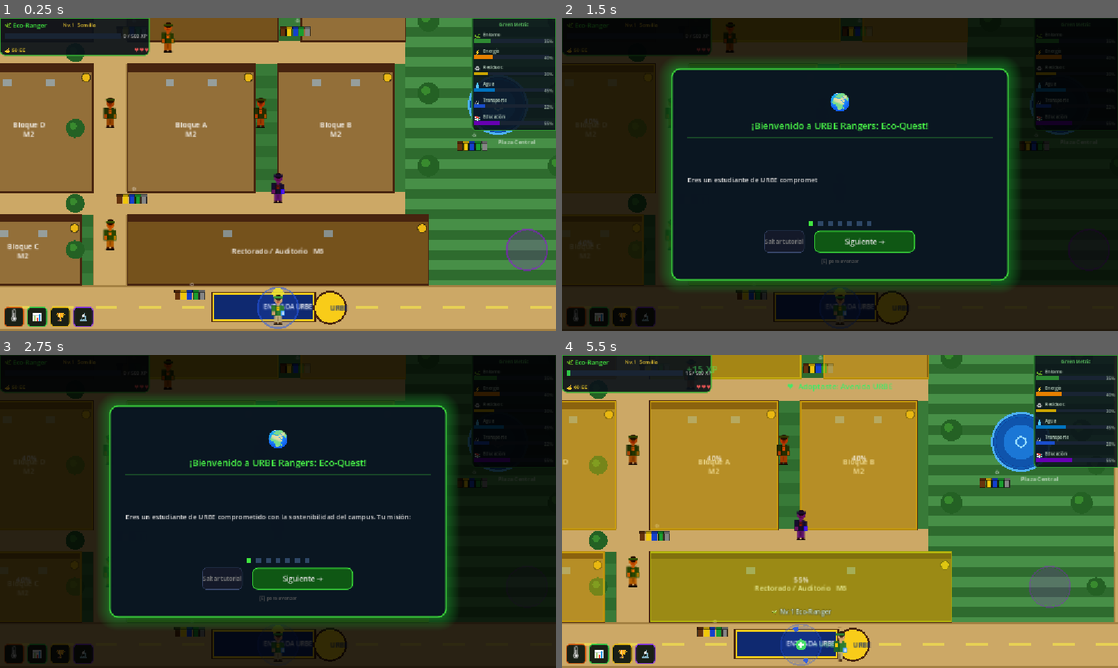
Above: before the commit, frames 1-4 (two rows, left to right).
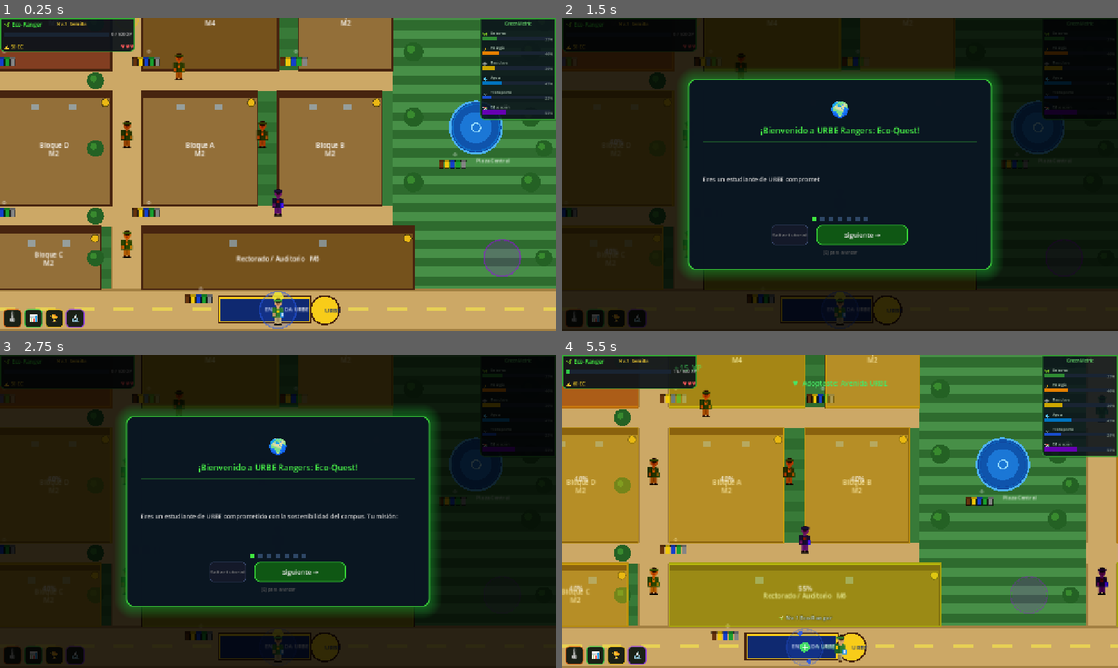
Above: after the commit, the same moments.

Repository: thewasiii123/green-metric-urbe
Game: Godot game, scene res://scenes/mapa/scene_mapa_mundo.tscn
The game is run twice, just before and just after one commit, with the same random seed, the same clock (stepped at 60 frames per second) and the same inputs. This scene is started directly instead of the project's main scene.
Inputs (mouse positions are in pixels of both pictures, inside the frame that each line leads up to):
- Up to frame 1 (0.25 s): no input
- Up to frame 2 (1.5 s): click "🌡" at 0.5 s; click "📊" at 1.25 s
- Up to frame 3 (2.75 s): click "🏆" at 2 s
- Up to frame 4 (5.5 s): click "🔬" at 2.75 s; click "Siguiente →" at 3.5 s; click "Saltar tutorial" at 4.25 s; tap Enter at 5, 5.3 s; move the mouse to (962, 495) at 5.02 s; hold D (mover_derecha) from 5.03 s (still down); hold E (interactuar) from 5.03 s (still down); click (962, 495) at 5.17 s

The runs differ from the first frame. In frame 1, 46% of the frame differs, in the area x 0-100%, y 0-100%; in frame 2, 21%; in frame 3, 21%; in frame 4, 50%.

Commit message:
cambios ramon hoy

Diff:
--- /dev/null
+++ b/autoload/WindowManager.gd
@@ -0,0 +1,43 @@
+# ============================================================
+# WindowManager.gd — URBE Rangers: Eco-Quest
+# Autoload global. F11 = pantalla completa / ventana.
+# Usa _input (no _unhandled_input) para garantizar la captura
+# del evento aunque otro nodo lo haya procesado primero.
+# ============================================================
+extends Node
+
+
+func _ready() -> void:
+	# Forzar ventana maximizada al arrancar si no está ya en fullscreen
+	var modo := DisplayServer.window_get_mode()
+	if modo == DisplayServer.WINDOW_MODE_WINDOWED:
+		DisplayServer.window_set_mode(DisplayServer.WINDOW_MODE_MAXIMIZED)
+
+
+func _input(event: InputEvent) -> void:
+	if not (event is InputEventKey): return
+	if not event.pressed or event.echo: return
+
+	if event.keycode == KEY_F11:
+		get_viewport().set_input_as_handled()
+		_toggle_fullscreen()
+
+	elif (event.keycode == KEY_ENTER or event.keycode == KEY_KP_ENTER) \
+			and event.alt_pressed:
+		get_viewport().set_input_as_handled()
+		_toggle_fullscreen()
+
+
+func _toggle_fullscreen() -> void:
+	var modo := DisplayServer.window_get_mode()
+	if modo == DisplayServer.WINDOW_MODE_FULLSCREEN \
+			or modo == DisplayServer.WINDOW_MODE_EXCLUSIVE_FULLSCREEN:
+		DisplayServer.window_set_mode(DisplayServer.WINDOW_MODE_MAXIMIZED)
+	else:
+		DisplayServer.window_set_mode(DisplayServer.WINDOW_MODE_FULLSCREEN)
+
+
+func esta_en_fullscreen() -> bool:
+	var modo := DisplayServer.window_get_mode()
+	return modo == DisplayServer.WINDOW_MODE_FULLSCREEN \
+		or modo == DisplayServer.WINDOW_MODE_EXCLUSIVE_FULLSCREEN
--- a/project.godot
+++ b/project.godot
@@ -22,11 +22,17 @@
 SupabaseManager="*uid://1jsl8d8caah4"
 EconomiaManager="*res://autoload/EconomiaManager.gd"
 AudioManager="*res://autoload/AudioManager.gd"
+WindowManager="*res://autoload/WindowManager.gd"
 
 [display]
 
+window/size/viewport_width=1280
+window/size/viewport_height=720
+window/size/resizable=true
+window/size/mode=2
 window/stretch/mode="canvas_items"
 window/stretch/aspect="expand"
+window/handheld/orientation="landscape"
 
 [input]
 
--- a/scenes/login/SceneLogin.gd
+++ b/scenes/login/SceneLogin.gd
@@ -56,11 +56,15 @@
 	var _hex  : Array[Vector2] = []   # tipado → p.x / p.y son float
 
 	func _ready() -> void:
-		var sz := Vector2(1280.0, 720.0)
+		# Usa el tamaño real del viewport para cubrir cualquier resolución
+		var sz := get_viewport_rect().size
+		if sz == Vector2.ZERO:
+			sz = Vector2(1280.0, 720.0)
 		for _i in 50:
 			_orbs.append(_rand_orb(sz, true))
-		var cols : int = int(sz.x / 48.0) + 1
-		var rows : int = int(sz.y / 40.0) + 1
+		# Grid hexagonal con margen extra para no dejar bordes vacíos al escalar
+		var cols : int = int(sz.x / 48.0) + 3
+		var rows : int = int(sz.y / 40.0) + 3
 		for gy in rows:
 			for gx in cols:
 				_hex.append(Vector2(gx * 48.0 + (gy % 2) * 24.0, gy * 40.0))
--- a/scenes/mapa/SceneMapaMundo.gd
+++ b/scenes/mapa/SceneMapaMundo.gd
@@ -16,6 +16,7 @@
 const MISION_INICIO_ESCENA      := preload("res://scenes/ui/mision_inicio.gd")
 const MINIJUEGO_RESIDUOS_ESCENA := preload("res://scenes/ui/minijuego_residuos.gd")
 const TUTORIAL_ESCENA           := preload("res://scenes/ui/tutorial_onboarding.gd")
+const TOUCH_ESCENA              := preload("res://scenes/ui/touch_controls.gd")
 const CRISIS_ESCENA             := preload("res://scenes/ui/crisis_evento.gd")
 const LEADERBOARD_ESCENA        := preload("res://scenes/ui/leaderboard.gd")
 const SIMULADOR_ESCENA          := preload("res://scenes/ui/simulador_decision.gd")
@@ -459,7 +460,7 @@
 	SupabaseManager.modulos_cargados.connect(_on_modulos_cargados)
 	SupabaseManager.progreso_cargado.connect(_on_progreso_cargado)
 	SupabaseManager.cargar_modulos()
-	SupabaseManager.cargar_progreso()
+	# cargar_progreso se llama desde _on_modulos_cargados para no saturar el HTTPRequest
 
 	_init_sistemas_eva()
 
@@ -578,6 +579,8 @@
 # ── Supabase ─────────────────────────────────────────────────
 func _on_modulos_cargados(lista: Array) -> void:
 	print("📦 Módulos cargados: %d" % lista.size())
+	# Ahora que el HTTPRequest está libre, pedimos el progreso
+	SupabaseManager.cargar_progreso()
 
 func _on_progreso_cargado(lista: Array) -> void:
 	for entrada in lista:
@@ -1193,6 +1196,10 @@
 # SISTEMAS EVA — Tutorial, Crisis, Economía, Leaderboard
 # ════════════════════════════════════════════════════════════
 func _init_sistemas_eva() -> void:
+	# Controles táctiles (solo activos en móvil/touch)
+	var touch_ui := TOUCH_ESCENA.new()
+	add_child(touch_ui)
+
 	_tutorial_ui = TUTORIAL_ESCENA.new()
 	add_child(_tutorial_ui)
 	_tutorial_ui.tutorial_completado.connect(_on_tutorial_completado)
--- a/scenes/mapa/jugador.gd
+++ b/scenes/mapa/jugador.gd
@@ -47,6 +47,14 @@
 			_trail.pop_front()
 			queue_redraw()
 		return
+
+	# Botón interactuar táctil
+	var touch_nodo = get_tree().get_first_node_in_group("touch_controls")
+	if touch_nodo and touch_nodo.visible and touch_nodo.interact_fired:
+		touch_nodo.interact_fired = false
+		if npc_cercano != null:
+			interaccion_iniciada.emit()
+			npc_cercano.iniciar_dialogo()
 
 	var dir := _leer_input()
 	if dir.length() > 0:
@@ -116,6 +124,12 @@
 	if Input.is_action_pressed("mover_izquierda"): dir.x = -1.0
 	if Input.is_action_pressed("mover_abajo"):     dir.y =  1.0
 	if Input.is_action_pressed("mover_arriba"):    dir.y = -1.0
+
+	# Joystick táctil (móvil): sobreescribe solo si hay input táctil
+	var touch = get_tree().get_first_node_in_group("touch_controls")
+	if touch and touch.visible and touch.joy_dir.length() > 0.0:
+		dir = touch.joy_dir
+
 	return dir
 
 
--- /dev/null
+++ b/scenes/ui/touch_controls.gd
@@ -0,0 +1,162 @@
+# ============================================================
+# touch_controls.gd — URBE Rangers: Eco-Quest
+# Controles táctiles para móvil.
+# Izquierda: joystick flotante dinámico.
+# Derecha: botón de interacción [E].
+# Se oculta automáticamente en PC (sin pantalla táctil).
+# ============================================================
+extends CanvasLayer
+
+# ── Estado público que jugador.gd lee cada frame ─────────────
+var joy_dir         : Vector2 = Vector2.ZERO
+var interact_fired  : bool    = false  # true solo 1 frame
+
+# ── Constantes visuales ───────────────────────────────────────
+const JOY_RADIO_BASE  : float = 70.0
+const JOY_RADIO_KNOB  : float = 28.0
+const BTN_RADIO       : float = 48.0
+const BTN_MARGIN      : float = 90.0   # distancia desde el borde
+const ALPHA_BASE      : float = 0.35
+const ALPHA_KNOB      : float = 0.80
+const ALPHA_BTN       : float = 0.70
+const ALPHA_BTN_PRESS : float = 0.95
+const DEADZONE        : float = 0.18
+
+# ── Estado interno joystick ───────────────────────────────────
+var _joy_idx      : int     = -1
+var _joy_base     : Vector2 = Vector2.ZERO
+var _joy_knob     : Vector2 = Vector2.ZERO
+var _joy_activo   : bool    = false
+
+# ── Estado interno botón ──────────────────────────────────────
+var _int_idx      : int  = -1
+var _int_pressed  : bool = false
+var _btn_pos      : Vector2 = Vector2.ZERO  # se calcula en _ready
+
+# ── Nodo de dibujo ────────────────────────────────────────────
+var _canvas       : Control = null
+
+
+func _ready() -> void:
+	layer = 25
+	add_to_group("touch_controls")
+
+	# Solo mostrar en dispositivos táctiles
+	if not DisplayServer.is_touchscreen_available():
+		hide()
+		set_process_input(false)
+		return
+
+	_canvas = Control.new()
+	_canvas.set_anchors_and_offsets_preset(Control.PRESET_FULL_RECT)
+	_canvas.mouse_filter = Control.MOUSE_FILTER_PASS
+	add_child(_canvas)
+
+	# La posición del botón se recalcula en _process (viewport puede cambiar)
+	_canvas.draw.connect(_on_draw)
+
+
+func _process(_delta: float) -> void:
+	if not visible: return
+	var vp := get_viewport().get_visible_rect().size
+	_btn_pos = Vector2(vp.x - BTN_MARGIN, vp.y - BTN_MARGIN)
+	_canvas.queue_redraw()
+	# Reset de interact_fired cada frame
+	if interact_fired:
+		interact_fired = false
+
+
+func _input(event: InputEvent) -> void:
+	if not visible: return
+
+	if event is InputEventScreenTouch:
+		_on_touch(event as InputEventScreenTouch)
+	elif event is InputEventScreenDrag:
+		_on_drag(event as InputEventScreenDrag)
+
+
+func _on_touch(ev: InputEventScreenTouch) -> void:
+	var pos := ev.position
+	var vp  := get_viewport().get_visible_rect().size
+	var es_izquierda : bool = pos.x < vp.x * 0.55
+
+	if ev.pressed:
+		if es_izquierda and _joy_idx == -1:
+			_joy_idx    = ev.index
+			_joy_activo = true
+			_joy_base   = pos
+			_joy_knob   = pos
+		elif not es_izquierda and _int_idx == -1:
+			_int_idx     = ev.index
+			_int_pressed = true
+			interact_fired = true
+	else:
+		if ev.index == _joy_idx:
+			_joy_idx    = -1
+			_joy_activo = false
+			joy_dir     = Vector2.ZERO
+			_joy_knob   = _joy_base
+		elif ev.index == _int_idx:
+			_int_idx     = -1
+			_int_pressed = false
+
+
+func _on_drag(ev: InputEventScreenDrag) -> void:
+	if ev.index != _joy_idx: return
+
+	var delta : Vector2 = ev.position - _joy_base
+	if delta.length() > JOY_RADIO_BASE:
+		delta = delta.normalized() * JOY_RADIO_BASE
+	_joy_knob = _joy_base + delta
+
+	# Calcular dirección con zona muerta
+	joy_dir = delta / JOY_RADIO_BASE
+	if joy_dir.length() < DEADZONE:
+		joy_dir = Vector2.ZERO
+
+
+func _on_draw() -> void:
+	if not visible: return
+
+	# ── Joystick ──────────────────────────────────────────────
+	if _joy_activo:
+		# Base (aro exterior)
+		_canvas.draw_arc(_joy_base, JOY_RADIO_BASE,
+			0.0, TAU, 64,
+			Color(0.22, 0.85, 0.30, ALPHA_BASE), 4.0)
+		_canvas.draw_circle(_joy_base, JOY_RADIO_BASE,
+			Color(0.08, 0.20, 0.10, ALPHA_BASE * 0.5))
+
+		# Knob (punto de control)
+		_canvas.draw_circle(_joy_knob, JOY_RADIO_KNOB,
+			Color(0.28, 0.92, 0.38, ALPHA_KNOB))
+		_canvas.draw_arc(_joy_knob, JOY_RADIO_KNOB,
+			0.0, TAU, 32,
+			Color(1.0, 1.0, 1.0, 0.55), 2.5)
+
+		# Línea base → knob
+		_canvas.draw_line(_joy_base, _joy_knob,
+			Color(1.0, 1.0, 1.0, 0.25), 2.0)
+	else:
+		# Hint tenue cuando no se usa (solo en móvil)
+		_canvas.draw_arc(Vector2(BTN_MARGIN * 0.9, _btn_pos.y),
+			JOY_RADIO_BASE * 0.45, 0.0, TAU, 32,
+			Color(1.0, 1.0, 1.0, 0.08), 2.0)
+
+	# ── Botón interactuar (E) ─────────────────────────────────
+	var btn_alpha : float = ALPHA_BTN_PRESS if _int_pressed else ALPHA_BTN
+	var btn_col   := Color(0.20, 0.60, 0.88, btn_alpha)
+	_canvas.draw_circle(_btn_pos, BTN_RADIO, btn_col)
+	_canvas.draw_arc(_btn_pos, BTN_RADIO, 0.0, TAU, 48,
+		Color(1.0, 1.0, 1.0, 0.50 if not _int_pressed else 0.90), 3.0)
+
+	# Texto "E" en el botón
+	# (Godot 4 no tiene draw_string fácil sin font, usamos string approach)
+	var font := ThemeDB.fallback_font
+	if font:
+		var lbl : String = "E"
+		var fs   : int   = 26
+		var sz   := font.get_string_size(lbl, HORIZONTAL_ALIGNMENT_LEFT, -1, fs)
+		_canvas.draw_string(font, _btn_pos - sz * 0.5 + Vector2(0, sz.y * 0.35),
+			lbl, HORIZONTAL_ALIGNMENT_LEFT, -1, fs,
+			Color(1.0, 1.0, 1.0, 0.95 if _int_pressed else 0.85))
Not shown, added: autoload/WindowManager.gd.uid
